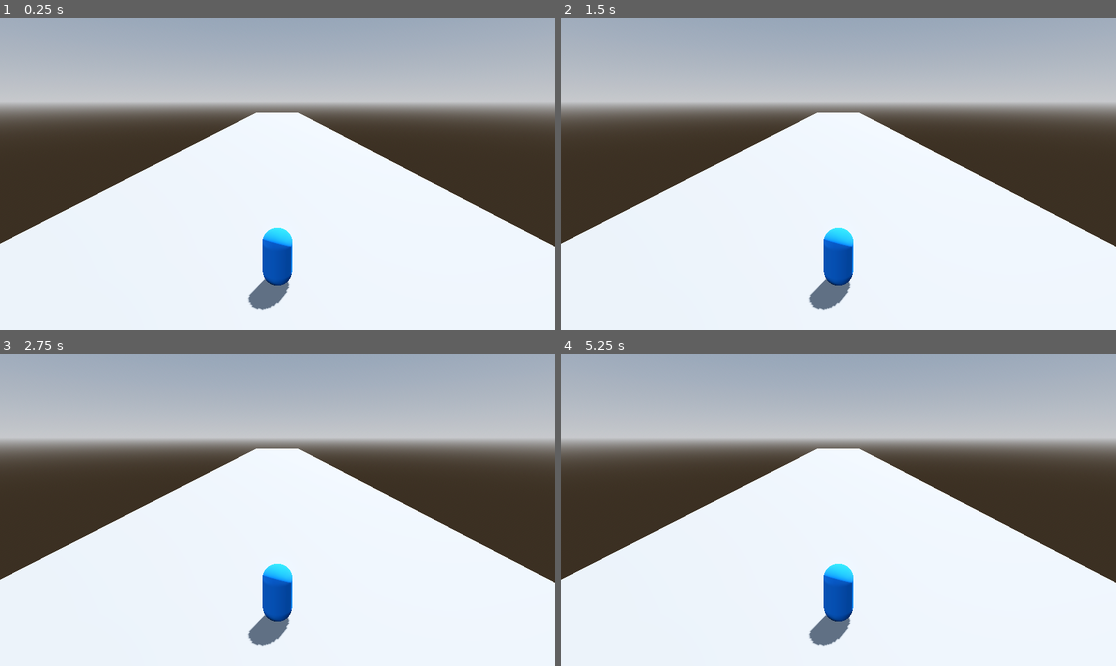
Above: before the commit, frames 1-4 (two rows, left to right).
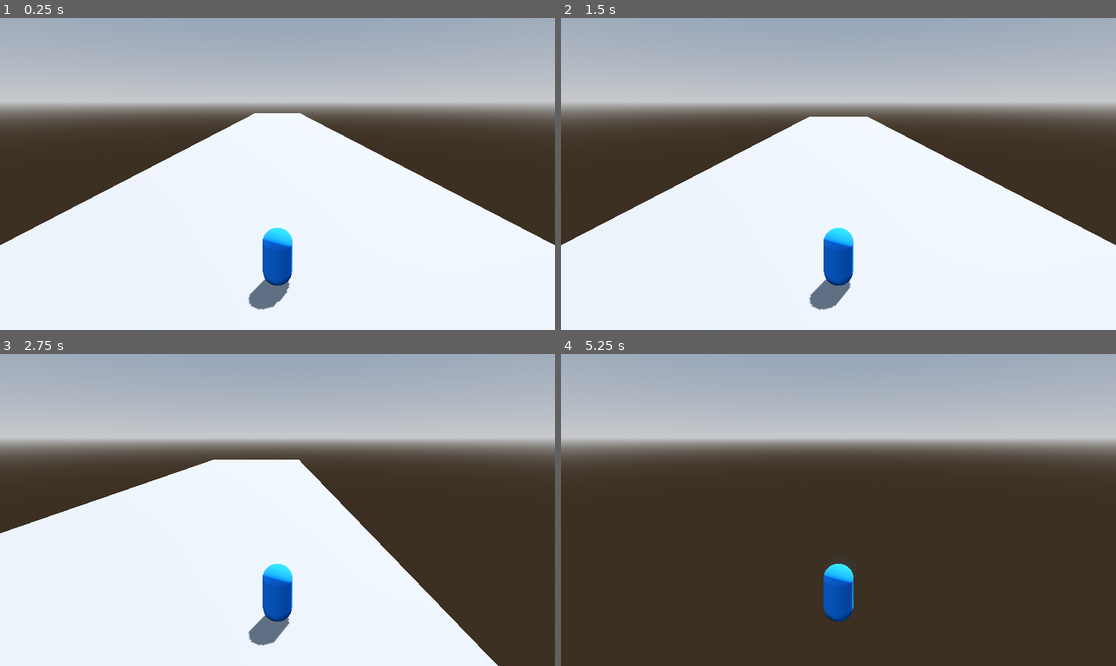
Above: after the commit, the same moments.

Repository: AyeAreEm/train-runner
Game: Godot game, scene res://test levels/demo_level.tscn
The game is run twice, just before and just after one commit, with the same random seed, the same clock (stepped at 60 frames per second) and the same inputs.
Inputs:
- Up to frame 1 (0.25 s): no input
- Up to frame 2 (1.5 s): tap Enter at 0.5 s; hold D (move_right, bound only after the commit) 0.53-1.28 s; hold A (move_left, bound only after the commit) from 1.28 s (still down)
- Up to frame 3 (2.75 s): tap Space at 2 s; release A (move_left, bound only after the commit) at 2.03 s; hold D (move_right, bound only after the commit) from 2.03 s (still down)
- Up to frame 4 (5.25 s): tap Enter at 3.5 s; release D (move_right, bound only after the commit) at 3.53 s; hold A (move_left, bound only after the commit) from 3.53 s (still down)

The runs differ from the first frame. In frame 1, 0.3% of the frame differs, in the area x 0-100%, y 30-94%; in frame 2, 0.4%; in frame 3, 14%; in frame 4, 49%, in the area x 0-100%, y 30-100%.

Commit message:
basic movement

Diff:
--- a/project.godot
+++ b/project.godot
@@ -18,3 +18,31 @@
 [dotnet]
 
 project/assembly_name="train-runner"
+
+[input]
+
+move_left={
+"deadzone": 0.5,
+"events": [Object(InputEventKey,"resource_local_to_scene":false,"resource_name":"","device":-1,"window_id":0,"alt_pressed":false,"shift_pressed":false,"ctrl_pressed":false,"meta_pressed":false,"pressed":false,"keycode":0,"physical_keycode":65,"key_label":0,"unicode":97,"echo":false,"script":null)
+, Object(InputEventKey,"resource_local_to_scene":false,"resource_name":"","device":-1,"window_id":0,"alt_pressed":false,"shift_pressed":false,"ctrl_pressed":false,"meta_pressed":false,"pressed":false,"keycode":0,"physical_keycode":4194319,"key_label":0,"unicode":0,"echo":false,"script":null)
+]
+}
+move_right={
+"deadzone": 0.5,
+"events": [Object(InputEventKey,"resource_local_to_scene":false,"resource_name":"","device":-1,"window_id":0,"alt_pressed":false,"shift_pressed":false,"ctrl_pressed":false,"meta_pressed":false,"pressed":false,"keycode":0,"physical_keycode":68,"key_label":0,"unicode":100,"echo":false,"script":null)
+, Object(InputEventKey,"resource_local_to_scene":false,"resource_name":"","device":-1,"window_id":0,"alt_pressed":false,"shift_pressed":false,"ctrl_pressed":false,"meta_pressed":false,"pressed":false,"keycode":0,"physical_keycode":4194321,"key_label":0,"unicode":0,"echo":false,"script":null)
+]
+}
+jump={
+"deadzone": 0.5,
+"events": [Object(InputEventKey,"resource_local_to_scene":false,"resource_name":"","device":-1,"window_id":0,"alt_pressed":false,"shift_pressed":false,"ctrl_pressed":false,"meta_pressed":false,"pressed":false,"keycode":0,"physical_keycode":87,"key_label":0,"unicode":119,"echo":false,"script":null)
+, Object(InputEventKey,"resource_local_to_scene":false,"resource_name":"","device":-1,"window_id":0,"alt_pressed":false,"shift_pressed":false,"ctrl_pressed":false,"meta_pressed":false,"pressed":false,"keycode":0,"physical_keycode":32,"key_label":0,"unicode":32,"echo":false,"script":null)
+, Object(InputEventKey,"resource_local_to_scene":false,"resource_name":"","device":-1,"window_id":0,"alt_pressed":false,"shift_pressed":false,"ctrl_pressed":false,"meta_pressed":false,"pressed":false,"keycode":0,"physical_keycode":4194320,"key_label":0,"unicode":0,"echo":false,"script":null)
+]
+}
+roll={
+"deadzone": 0.5,
+"events": [Object(InputEventKey,"resource_local_to_scene":false,"resource_name":"","device":-1,"window_id":0,"alt_pressed":false,"shift_pressed":false,"ctrl_pressed":false,"meta_pressed":false,"pressed":false,"keycode":0,"physical_keycode":83,"key_label":0,"unicode":115,"echo":false,"script":null)
+, Object(InputEventKey,"resource_local_to_scene":false,"resource_name":"","device":-1,"window_id":0,"alt_pressed":false,"shift_pressed":false,"ctrl_pressed":false,"meta_pressed":false,"pressed":false,"keycode":0,"physical_keycode":4194322,"key_label":0,"unicode":0,"echo":false,"script":null)
+]
+}
--- a/runner/runner.tscn
+++ b/runner/runner.tscn
@@ -1,4 +1,6 @@
-[gd_scene load_steps=4 format=3 uid="uid://bicnb4wxdqig5"]
+[gd_scene load_steps=5 format=3 uid="uid://bicnb4wxdqig5"]
+
+[ext_resource type="Script" path="res://runner/runner_movement.gd" id="1_kdc3q"]
 
 [sub_resource type="StandardMaterial3D" id="StandardMaterial3D_h88bx"]
 albedo_color = Color(0.0352941, 0.501961, 1, 1)
@@ -10,6 +12,7 @@
 data = PackedVector3Array(0, 1, 0, 0, 1, 0, 0, 0.9924, -0.0868, 0, 1, 0, -0.0085, 0.9924, -0.0864, 0, 0.9924, -0.0868,  …(245690 unchanged characters)…
 
 [node name="runner" type="Node3D"]
+script = ExtResource("1_kdc3q")
 
 [node name="CharacterBody3D" type="CharacterBody3D" parent="."]
 transform = Transform3D(1, 0, 0, 0, 1, 0, 0, 0, 1, 0, 1, 0)
--- /dev/null
+++ b/runner/runner_movement.gd
@@ -0,0 +1,43 @@
+extends Node3D
+
+# the floor is 12 on each side, not 12 in total
+const LEFT_LANE = -6
+const MIDDLE_LANE = 0
+const RIGHT_LANE = 6
+
+@export var current_speed = 30.0
+@export var speed_increase = 0.5
+@export var rate_of_speed_increase = 0.1
+@export var distance_threshold = 0
+
+var current_distance_ran = 0
+
+func _ready():
+	pass
+
+func handle_speed(delta):
+	if position.z / 500 > 0:
+		distance_threshold += 1
+		current_speed -= (current_speed + speed_increase)
+		rate_of_speed_increase = distance_threshold * 0.1
+		speed_increase += rate_of_speed_increase
+		current_speed += speed_increase
+		position.z -= current_speed * delta
+
+	else:
+		position.z -= current_speed * delta
+
+func _process(delta):
+	handle_speed(delta)
+
+	if Input.is_action_just_pressed("move_left"):
+		if position.x == RIGHT_LANE:
+			position.x = MIDDLE_LANE
+		else:
+			position.x = LEFT_LANE
+
+	if Input.is_action_just_pressed("move_right"):
+		if position.x == LEFT_LANE:
+			position.x = MIDDLE_LANE
+		else:
+			position.x = RIGHT_LANE
--- a/test levels/demo_level.tscn
+++ b/test levels/demo_level.tscn
@@ -30,7 +30,7 @@
 shadow_enabled = true
 
 [node name="floor" type="MeshInstance3D" parent="."]
-transform = Transform3D(-3.49691e-06, 0, -12, 0, 8, 0, 80, 0, -5.24537e-07, 0, 0, -72)
+transform = Transform3D(12, 0, 0, 0, 8, 0, 0, 0, 80, 0, 0, -72)
 mesh = SubResource("PlaneMesh_xj767")
 skeleton = NodePath("")
 
@@ -40,4 +40,3 @@
 shape = SubResource("ConcavePolygonShape3D_t7tlq")
 
 [node name="runner" parent="." instance=ExtResource("1_rcgh1")]
-transform = Transform3D(1, 0, 0, 0, 1, 0, 0, 0, 1, 0.125629, 9.53674e-07, -1.6687)
